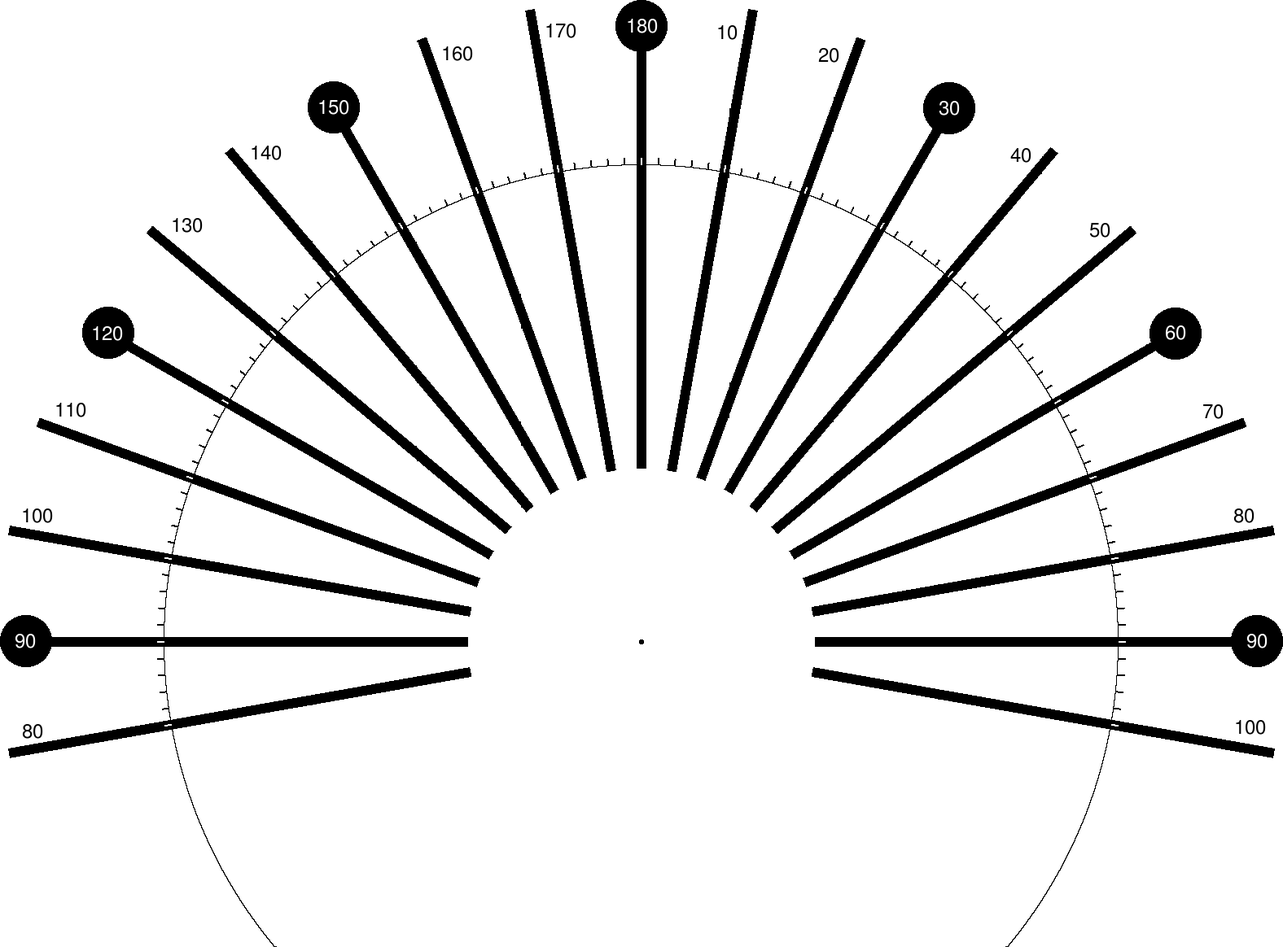
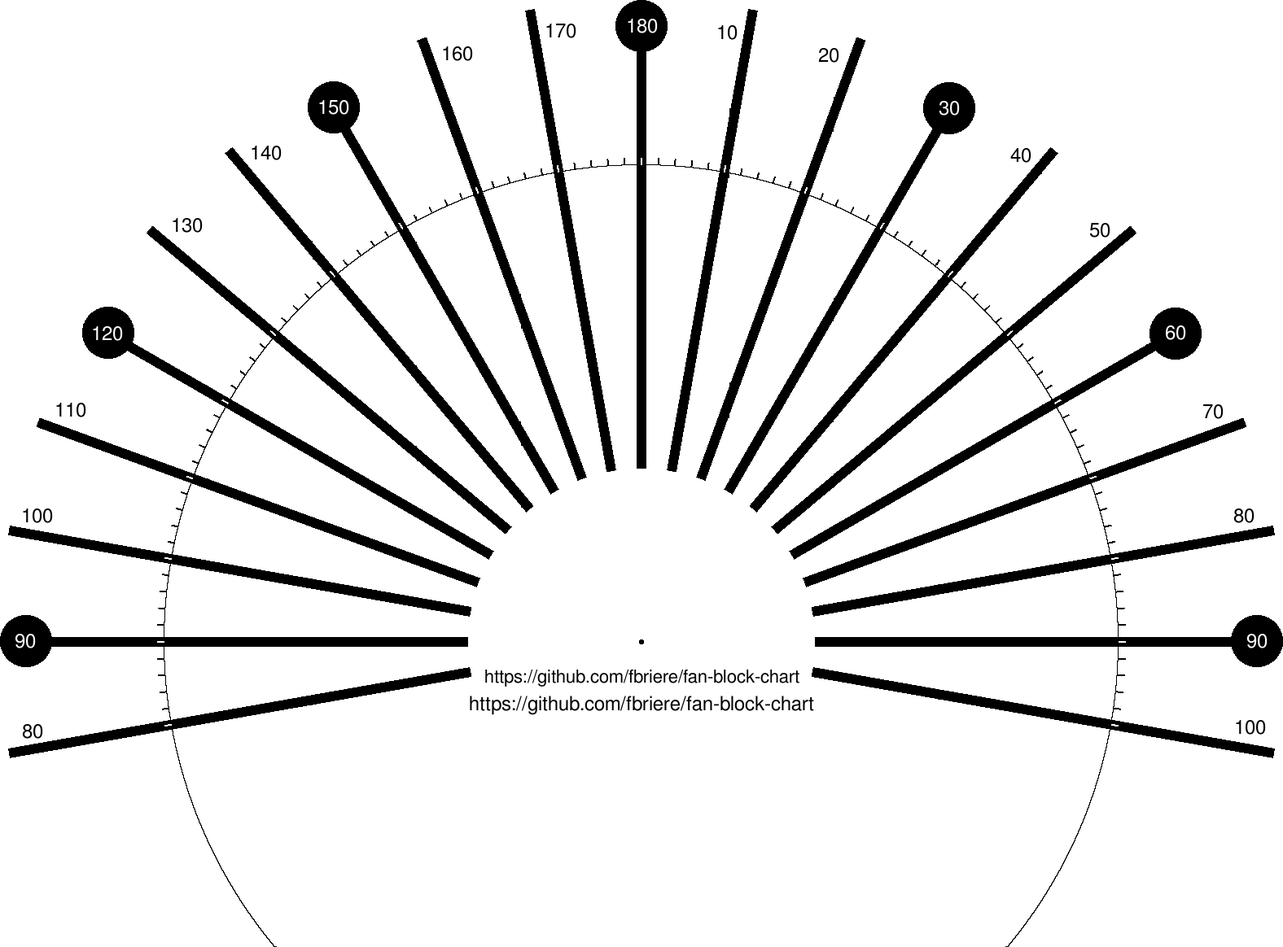
Layers edited between the first and the second (1283, 947) image:
added layer "URL (small)" above "URL (large)" over (x1=485, y1=669, x2=800, y2=688)
added layer "URL (large)" above "I" over (x1=469, y1=695, x2=814, y2=716)
